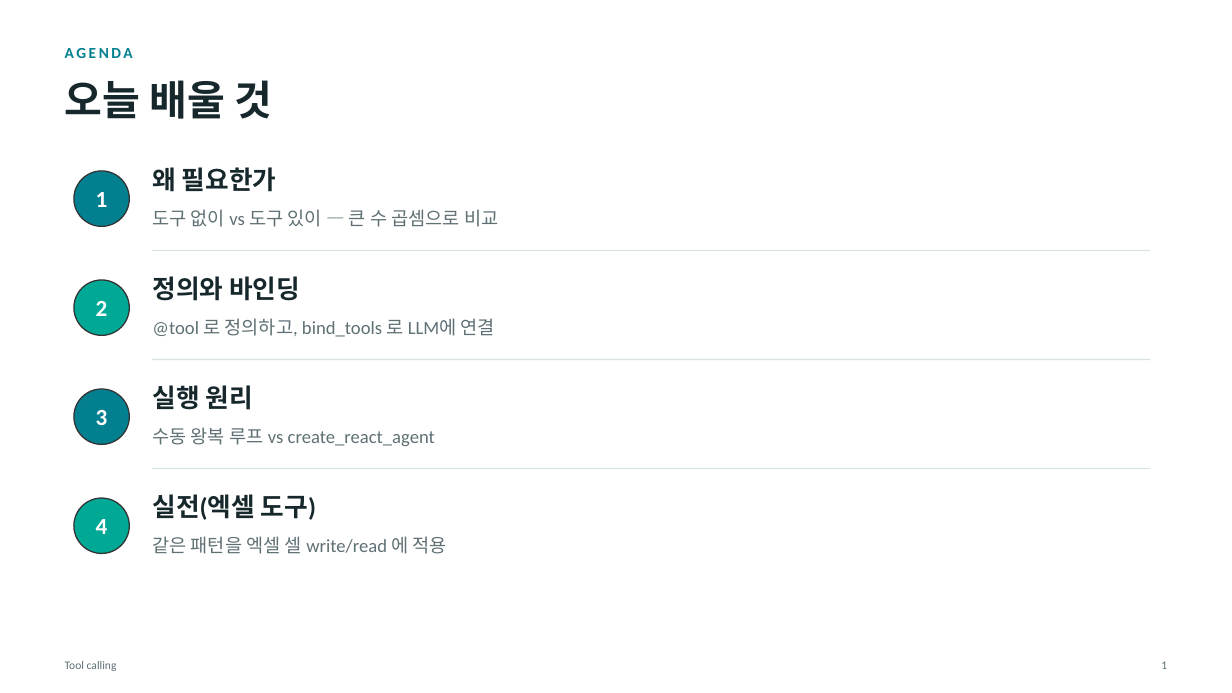
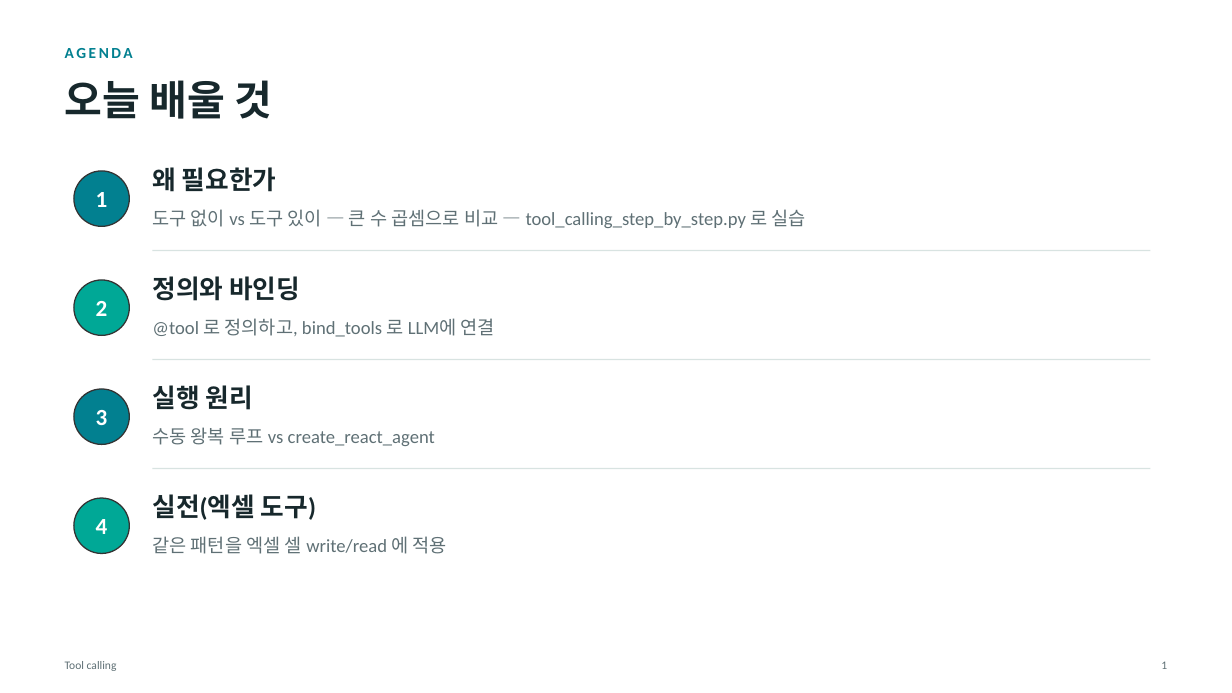
Before and after one commit to Sihoon92/TestChatbot, a slide deck: slide 2 of docs/교육자료/03_ToolCalling.pptx. Drawn at 1232x693 pixels with LibreOffice and Linux fonts; fonts in the diff are those of the drawing. Boxes give left, top, right and bottom in pixels: in the first picture for what was removed or moved away, otherwise in the second. Text is boxed around its words. In the diff, an @@ line names an element or a change of style, - is before the commit and + after.

```diff
--- a/docs/교육자료/03_ToolCalling.pptx
+++ b/docs/교육자료/03_ToolCalling.pptx
@@ text at [152,209,806,228]: text changed @@
-도구 없이 vs 도구 있이 — 큰 수 곱셈으로 비교
+도구 없이 vs 도구 있이 — 큰 수 곱셈으로 비교 — tool_calling_step_by_step.py 로 실습
```
Also in this commit, not shown: 6 other slides changed, 2 other files.
